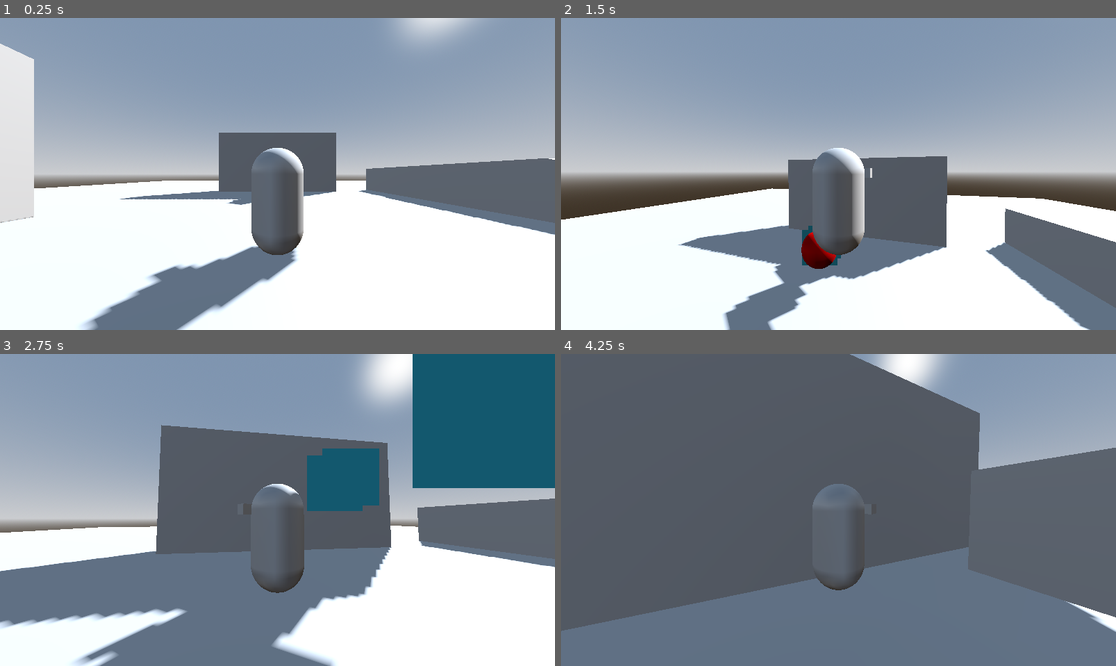
Above: before the commit, frames 1-4 (two rows, left to right).
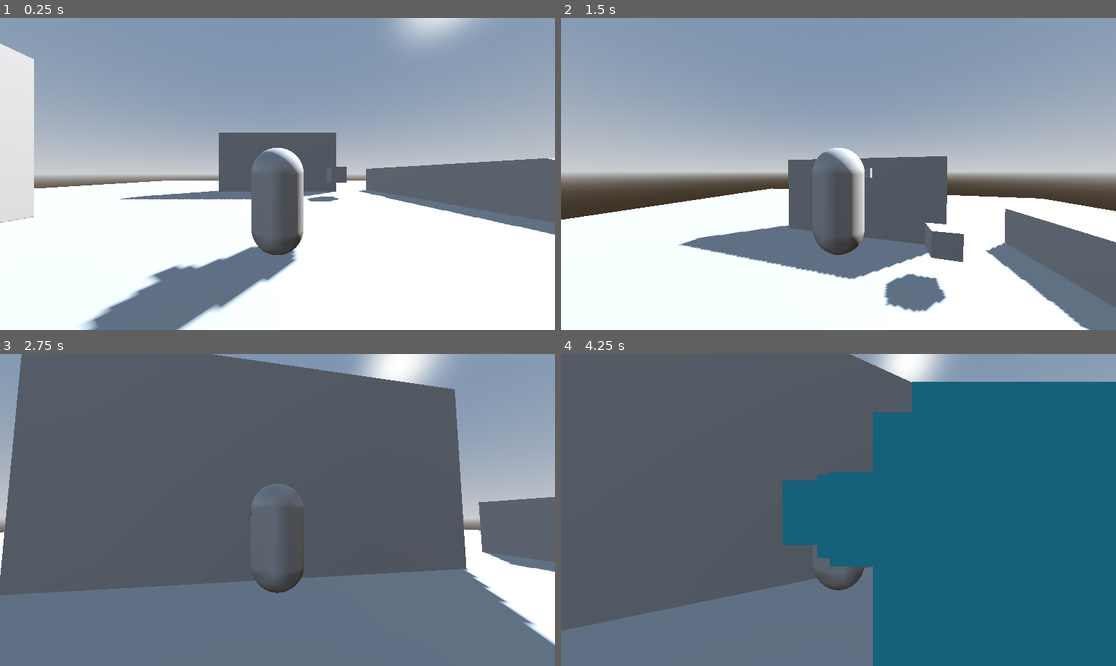
Above: after the commit, the same moments.

Repository: billystein25/ACM-Godot-SIG
Game: Godot game, scene res://scenes/levels/test_levels/test_level_3d.tscn
Two runs of this game, one before a commit and one after it. Both use one fixed random seed, a clock stepped at 60 frames per second and the inputs below. This scene is started directly instead of the project's main scene.
Inputs (mouse positions are in pixels of both pictures, inside the frame that each line leads up to):
- Up to frame 1 (0.25 s): no input
- Up to frame 2 (1.5 s): tap Enter at 0.5 s; move the mouse to (866, 174) at 0.52 s; hold W (Player3DMoveForward) from 0.53 s (still down); click (866, 174) at 0.6 s; tap Space (Player3DJump) at 0.77 s; move the mouse to (810, 174) at 1.27 s; click (810, 174) at 1.35 s
- Up to frame 3 (2.75 s): keep holding W (Player3DMoveForward); tap Space (Player3DJump) at 1.52 s; move the mouse to (288, 503) at 2.02 s; click (288, 503) at 2.1 s
- Up to frame 4 (4.25 s): keep holding W (Player3DMoveForward); move the mouse to (832, 516) at 2.77 s; click (832, 516) at 2.85 s; tap Space (Player3DJump) at 3.02, 3.77 s; move the mouse to (877, 513) at 3.52 s; click (877, 513) at 3.6 s

The runs differ from the first frame. In frame 1, 0.2% of the frame differs, in the area x 40-63%, y 47-60%; in frame 2, 3.9%; in frame 3, 66%, in the area x 0-100%, y 0-100%; in frame 4, 43%.

Commit message:
Implemented object pulling for bullets and bullet spawned 3d

Diff:
--- a/project.godot
+++ b/project.godot
@@ -15,6 +15,10 @@
 run/main_scene="uid://6ynyujr3dhsf"
 config/features=PackedStringArray("4.6", "Forward Plus")
 config/icon="res://icon.svg"
+
+[autoload]
+
+Globals="*uid://b3k8jdfoy0lg2"
 
 [file_customization]
 
--- /dev/null
+++ b/scenes/bullet_spawner_3d/bullet_spawner_3d.gd
@@ -0,0 +1,19 @@
+class_name BulletSpawner3D
+extends Marker3D
+
+signal shoot_bullet(pos: Vector3, dir: Vector3, spd: float)
+
+@export_group("Bullet Data")
+@export var speed: float
+@export_group("Node References")
+@export var interval: Timer
+
+
+# Called when the node enters the scene tree for the first time.
+func _ready() -> void:
+	interval.timeout.connect(
+		func():
+			shoot_bullet.emit(position, rotation, speed)
+	)
+
+# ********************
--- /dev/null
+++ b/scenes/bullet_spawner_3d/bullet_spawner_3d.tscn
@@ -0,0 +1,13 @@
+[gd_scene format=3 uid="uid://bgxgeyjbtxhp5"]
+
+[ext_resource type="Script" uid="uid://clx4uenvs6as6" path="res://scenes/bullet_spawner_3d/bullet_spawner_3d.gd" id="1_4akyc"]
+
+[node name="BulletSpawner3D" type="Marker3D" unique_id=2041376909 node_paths=PackedStringArray("interval")]
+script = ExtResource("1_4akyc")
+speed = 1.0
+interval = NodePath("IntervalTimer")
+metadata/_custom_type_script = "uid://clx4uenvs6as6"
+
+[node name="IntervalTimer" type="Timer" parent="." unique_id=18102800]
+wait_time = 3.0
+autostart = true
--- a/scenes/entities/bullet_3d/bullet_3d.gd
+++ b/scenes/entities/bullet_3d/bullet_3d.gd
@@ -21,6 +21,10 @@
 ## The speed at which the bullet is moving at.
 @export var speed: float
 
+@export_group("Node References")
+@export var hitbox: HandledHitbox3D
+@export var life_timer: Timer
+
 @onready var _cpu_particles_3d: CPUParticles3D = $CPUParticles3D
 
 
@@ -29,9 +33,40 @@
 	_cpu_particles_3d.gravity = -direction * 6.0
 	_cpu_particles_3d.direction = -direction
 
+	life_timer.timeout.connect(
+		func():
+			Globals.request_deactivate_bullet(self)
+	)
+	hitbox.body_entered.connect(
+		func(_body: Node3D):
+			Globals.request_deactivate_bullet(self)
+	)
+	hitbox.area_entered.connect(
+		func(_area: Area3D):
+			Globals.request_deactivate_bullet(self)
+	)
+
 
 func _physics_process(delta: float) -> void:
 	position += direction * speed * delta
+
+
+## Activates and shows the bullet.
+func activate(pos: Vector3, dir: Vector3, spd: float) -> void:
+	position = pos
+	direction = dir
+	speed = spd
+	life_timer.start()
+	show()
+	hitbox.enable()
+
+
+## Dectivates and hides the bullet.
+func deactivate() -> void:
+	hide()
+	hitbox.disable()
+	speed = 0.0
+	life_timer.stop()
 
 
 # A static function is a function that can be called without having an instance of
--- a/scenes/entities/bullet_3d/bullet_3d.tscn
+++ b/scenes/entities/bullet_3d/bullet_3d.tscn
@@ -25,8 +25,10 @@
 [sub_resource type="QuadMesh" id="QuadMesh_lu8hm"]
 material = SubResource("StandardMaterial3D_qd8ui")
 
-[node name="Bullet3D" type="Node3D" unique_id=439403177]
+[node name="Bullet3D" type="Node3D" unique_id=439403177 node_paths=PackedStringArray("hitbox", "life_timer")]
 script = ExtResource("1_0vrmx")
+hitbox = NodePath("HandledHitbox3D")
+life_timer = NodePath("LifeTimer")
 
 [node name="Mesh" type="MeshInstance3D" parent="." unique_id=755216947]
 mesh = SubResource("SphereMesh_3uwg8")
@@ -43,8 +45,14 @@
 shape = SubResource("SphereShape3D_bm3w3")
 
 [node name="CPUParticles3D" type="CPUParticles3D" parent="." unique_id=718827737]
+local_coords = true
 mesh = SubResource("QuadMesh_lu8hm")
 direction = Vector3(0, 0, 1)
 spread = 20.0
 gravity = Vector3(0, 0, 6)
 initial_velocity_max = 2.0
+
+[node name="LifeTimer" type="Timer" parent="." unique_id=209481371]
+wait_time = 5.0
+one_shot = true
+autostart = true
--- a/scenes/levels/test_levels/test_level_3d.gd
+++ b/scenes/levels/test_levels/test_level_3d.gd
@@ -1,12 +1,17 @@
 extends Node3D
 
+@export_group("Node References")
+@export var spawners: Node3D
+@export var bullets: Node3D
 
 # Called when the node enters the scene tree for the first time.
 func _ready() -> void:
 
-	# To create a new bullet we just call the static function that initialises and
-	# instantiates a new bullet 3d scene.
-	var new_bullet := Bullet3D.create_bullet(Vector3(0.0, 2.0, 0.0), Vector3(0.0, 0.0, 1.0), 2.0)
-	add_child(new_bullet)
+	for child in spawners.get_children():
+		if child is BulletSpawner3D:
+			child.shoot_bullet.connect(
+				func(pos: Vector3, dir: Vector3, spd: float):
+					Globals.request_bullet(pos, dir, spd, bullets)
+			)
 
 # ************************************
--- a/scenes/levels/test_levels/test_level_3d.tscn
+++ b/scenes/levels/test_levels/test_level_3d.tscn
@@ -3,6 +3,7 @@
 [ext_resource type="Script" uid="uid://bdq60r55bgrdj" path="res://scenes/levels/test_levels/test_level_3d.gd" id="1_8l8em"]
 [ext_resource type="PackedScene" uid="uid://vgarcmmyld0u" path="res://scenes/entities/player_3d/player_3d.tscn" id="1_l60sa"]
 [ext_resource type="PackedScene" uid="uid://g44jofgywdnf" path="res://scenes/static/static_box_3d/static_box_3d.tscn" id="2_f5wtv"]
+[ext_resource type="PackedScene" uid="uid://bgxgeyjbtxhp5" path="res://scenes/bullet_spawner_3d/bullet_spawner_3d.tscn" id="4_jfgtr"]
 
 [sub_resource type="ProceduralSkyMaterial" id="ProceduralSkyMaterial_f5wtv"]
 sky_horizon_color = Color(0.66224277, 0.6717428, 0.6867428, 1)
@@ -30,8 +31,10 @@
 [sub_resource type="ConcavePolygonShape3D" id="ConcavePolygonShape3D_f5wtv"]
 data = PackedVector3Array(-25, -1, -25, -25, 0, -25, -25, -1, 25, -25, -1, -25, -9.5, -1, 5, -8.5, -1, 5, -25, 0, -25,  …(23451 unchanged characters)…
 
-[node name="TestLevel3D" type="Node3D" unique_id=1402398586]
+[node name="TestLevel3D" type="Node3D" unique_id=1402398586 node_paths=PackedStringArray("spawners", "bullets")]
 script = ExtResource("1_8l8em")
+spawners = NodePath("Spawners")
+bullets = NodePath("Bullets")
 
 [node name="DirectionalLight3D" type="DirectionalLight3D" parent="." unique_id=1165375797]
 transform = Transform3D(-0.7490516, -0.3258223, 0.5768549, 0.15175433, 0.7631778, 0.6281164, -0.6448972, 0.55803186, -0.5222145, 0, 0, 0)
@@ -57,4 +60,11 @@
 shape = SubResource("ConcavePolygonShape3D_f5wtv")
 
 [node name="StaticBox3D" parent="World" unique_id=1248108728 instance=ExtResource("2_f5wtv")]
-transform = Transform3D(1, 0, 0, 0, 1, 0, 0, 0, 1, 0.043578386, 1.4495145, 0)
+transform = Transform3D(1, 0, 0, 0, 1, 0, 0, 0, 1, 3.9177892, 1.4495145, 0)
+
+[node name="Spawners" type="Node3D" parent="." unique_id=2001306360]
+
+[node name="BulletSpawner3D" parent="Spawners" unique_id=2041376909 instance=ExtResource("4_jfgtr")]
+transform = Transform3D(0, -1.0000001, -4.3711392e-08, 1, 0, 4.3711392e-08, -4.371139e-08, -4.371139e-08, 1.0000001, 0, 1.5, 0)
+
+[node name="Bullets" type="Node3D" parent="." unique_id=1854764489]
--- /dev/null
+++ b/scripts/global/globals.gd
@@ -0,0 +1,41 @@
+extends Node
+
+
+## A reference to the [Player3D] to be used by other nodes for targeting.
+var player_node: Player3D
+
+## The list of active [Bullet3D]s. Bullets that are already active and shown
+## in the scene.
+var active_bullets: Array[Bullet3D]
+## The list of inactive [Bullet3D]s. Bullets that have been deactivated and are
+## hidden from the scene but still exist in it to implement object pulling.
+var inactive_bullets: Array[Bullet3D]
+
+
+## Requests a new [Bullet3D] to be spawned. Uses a bullet from
+## [member inactive_bullets] in a LIFO order. If the list is empty then it
+## creates a new one. If a new bullet is created then it is added as a child of
+## [param parent].
+func request_bullet(pos: Vector3, dir: Vector3, spd: float, parent: Node) -> void:
+	if inactive_bullets.size() > 0:
+		var new_bullet: Bullet3D = inactive_bullets.pop_back()
+		active_bullets.append(new_bullet)
+		new_bullet.activate(pos, dir, spd)
+	else:
+		var new_bullet: Bullet3D = Bullet3D.create_bullet(pos, dir, spd)
+		active_bullets.append(new_bullet)
+		parent.add_child(new_bullet)
+
+
+## Deactivates [param bullet] and removes it from [member active_bullets].
+func request_deactivate_bullet(bullet: Bullet3D) -> void:
+	print(active_bullets)
+	var id: int = active_bullets.find(bullet)
+	if id == -1:
+		push_error("Bullet '%s' is not in active_bullets array" % str(bullet))
+		return
+	var active_bullet: Bullet3D = active_bullets.pop_at(id)
+	active_bullet.deactivate()
+	inactive_bullets.append(active_bullet)
+
+# ********************
Not shown, added: scenes/bullet_spawner_3d/bullet_spawner_3d.gd.uid
Not shown, added: scripts/global/globals.gd.uid
